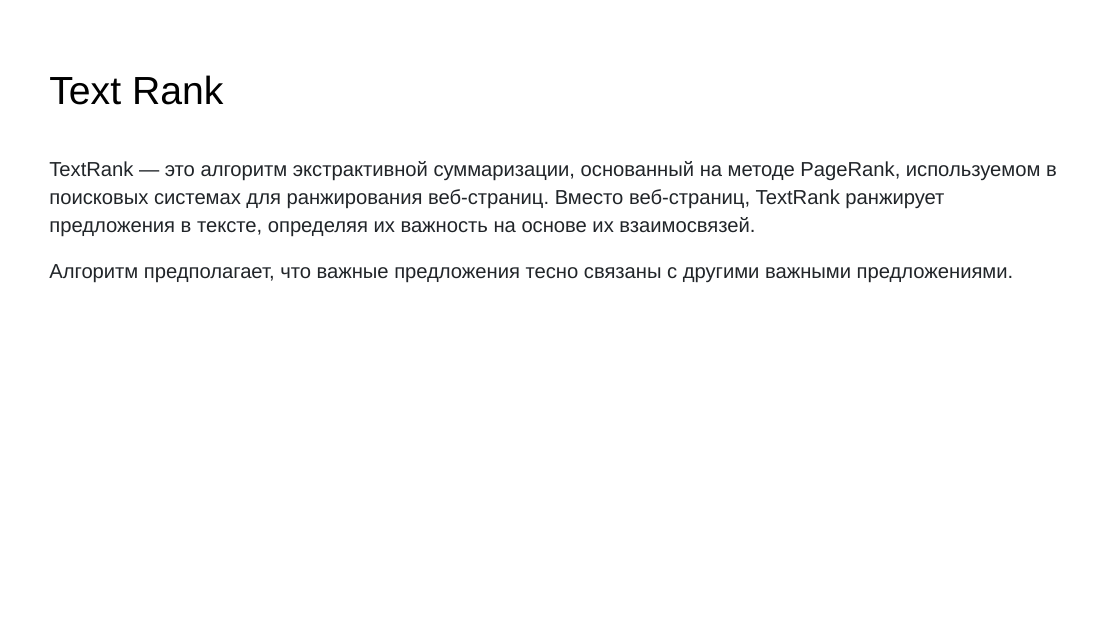
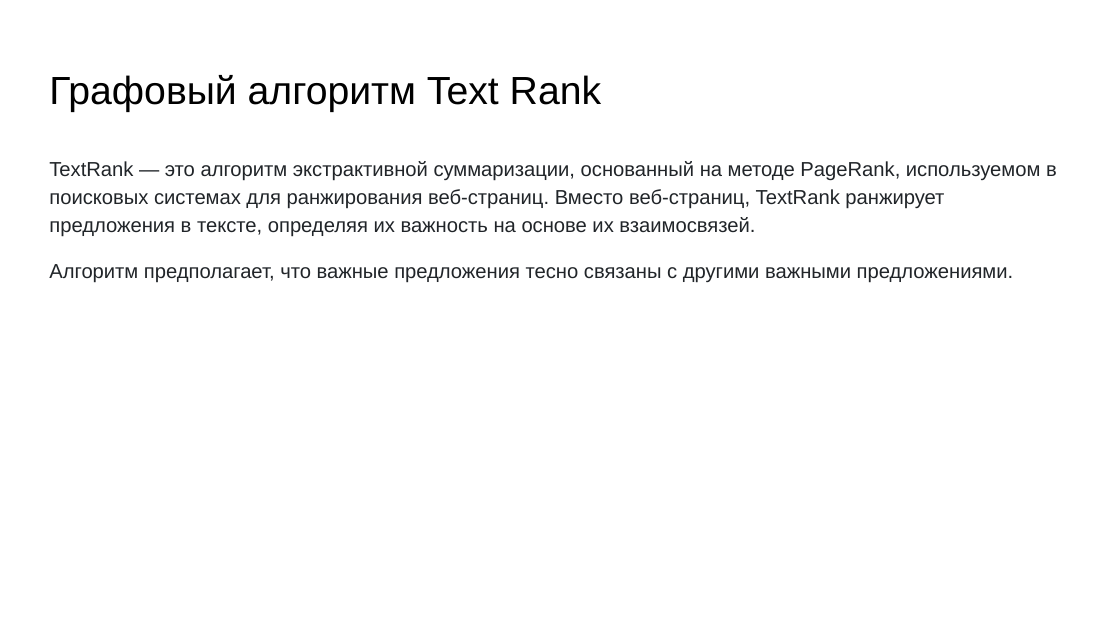
Before and after one commit to IvanEfremovSPBU/Text-Summarization, a slide deck: slide 10 of Суммаризация.pptx. Drawn at 1120x630 pixels with LibreOffice and Linux fonts; fonts in the diff are those of the drawing. Boxes give left, top, right and bottom in pixels: in the first picture for what was removed or moved away, otherwise in the second. Text is boxed around its words. In the diff, an @@ line names an element or a change of style, - is before the commit and + after.

```diff
--- a/Суммаризация.pptx
+++ b/Суммаризация.pptx
@@ title at (x1=49, y1=75, x2=601, y2=112): text changed @@
-Text Rank
+Графовый алгоритм Text Rank
```
Also in this commit, not shown: 8 other slides changed, 2 other files.
